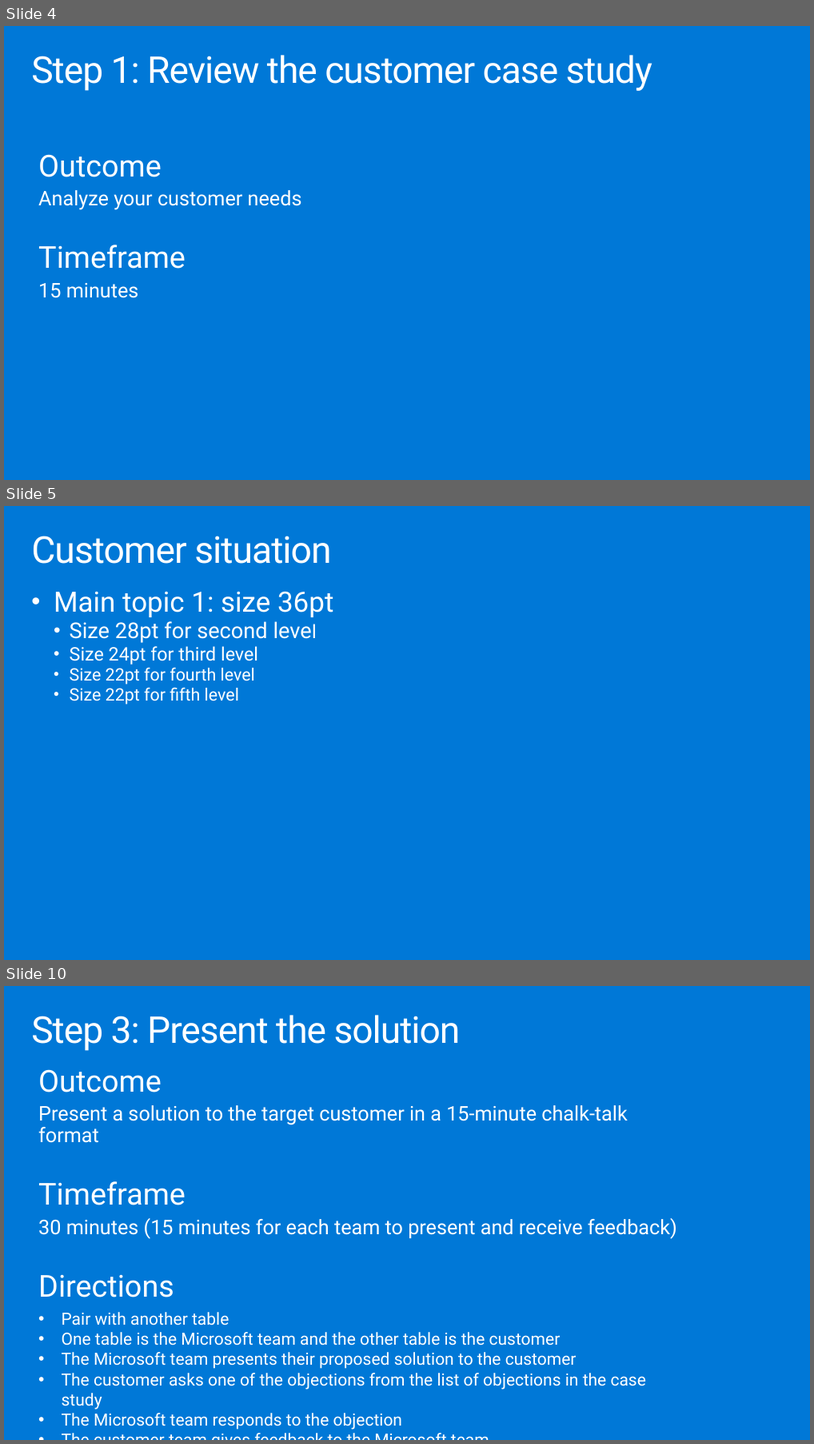
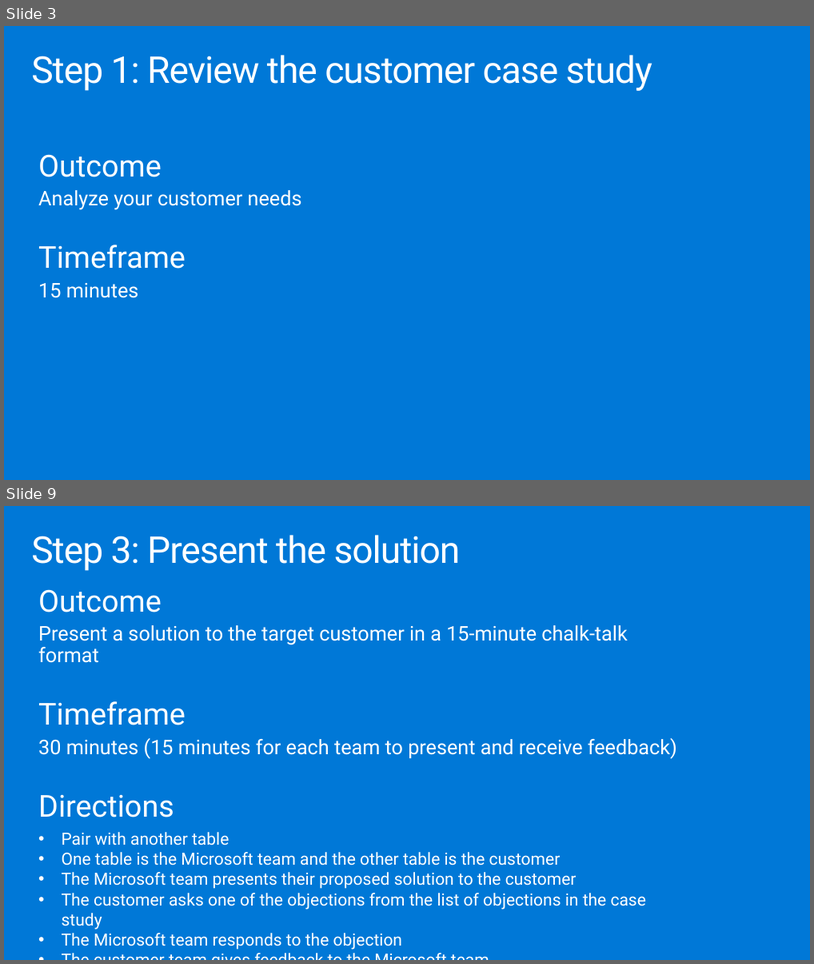
Before and after one commit to solliancenet/microsoft-leveraging-azure-digital-twins-supply-chain, a slide deck: Whiteboard design session/WDS trainer presentation - Leveraging Azure Digital Twins in a supply chain.pptx. Shown one above the other, each under a label of ours: slides 4, 5 and 10 before the commit, slides 3 and 9 after it; the slides between them are not shown. The pictures are 814x1444 and 814x964 pixels, drawn with LibreOffice and Linux fonts; fonts in the diff are those of the drawing. Boxes give left, top, right and bottom in pixels: in the first picture for what was removed or moved away, otherwise in the second. Text is boxed around its words. In the diff, an @@ line names an element or a change of style, - is before the commit and + after.

```diff
--- a/Whiteboard design session/WDS trainer presentation - Leveraging Azure Digital Twins in a supply chain.pptx
+++ b/Whiteboard design session/WDS trainer presentation - Leveraging Azure Digital Twins in a supply chain.pptx
@@ slide 5 removed at [4,506,810,960], background #0078D7 @@
@@ title removed at [31,536,331,564] @@
-Customer situation
@@ text removed at [54,591,334,704] @@
-• Main topic 1: size 36pt
-  • Size 28pt for second level
-  • Size 24pt for third level
-  • Size 22pt for fourth level
-  • Size 22pt for fifth level
@@ what was slide 4 is now slide 3 @@
@@ what was slide 10 is now slide 9 @@
```
Also in this commit, not shown: 1 slide changed, 20 slides added, 16 other slides removed, 1 other file.
